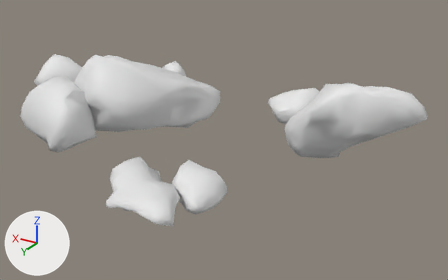
An edit to the FBX model Assets/Models/Rocks/hugerocks1lod1.fbx, drawn before and after from the same camera.
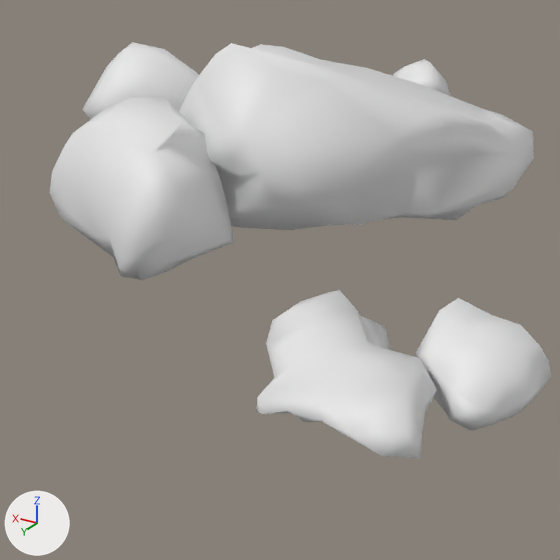
Each version is shown whole from a camera (50 mm lens) standing at (-10.19, 13.19, 6.12) and looking at (-2.3, 0.04, -0.45), then close up on the part from 0% to 52% of the width and 13% to 96% of the height. The lights are fixed; the arrows at lower left show +X, +Y and +Z. Where no turn or scale is listed for an object, it has been applied to the vertices.

Script lines for the objects in view, before the commit:
```python
me_aset_nature_rock_m_vmjcfdv_lod0_007 = bpy.data.meshes.new('Aset_nature_rock_M_vmjcfdv_LOD0.007')
me_aset_nature_rock_m_vmjcfdv_lod0_007.from_pydata(...)  # 671 vertices, 1306 faces; spans x -7.16..5.7, y -4.1..5.23, z -1.13..1.91
me_aset_nature_rock_m_vmjcfdv_lod0_007.materials.append(mat_material)  # its picture is missing
ob_6l_003 = bpy.data.objects.new('6L.003', me_aset_nature_rock_m_vmjcfdv_lod0_007)
ob_6l_003.location = (0.0, 0.0, 0.0)
```
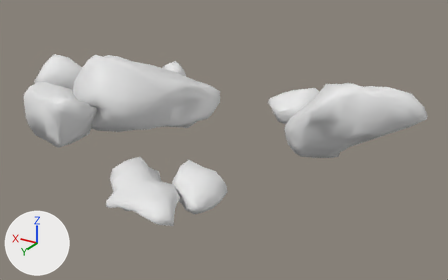
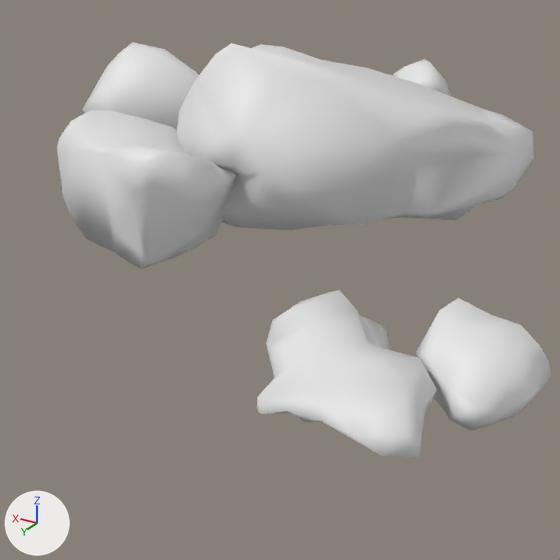
The edits, one by one:
me_aset_nature_rock_m_vmjcfdv_lod0_007 has 671 vertices, 1306 faces and spans x -7.16..5.7, y -4.1..5.23, z -1.13..1.91.
me_aset_nature_rock_m_vmjcfdv_lod0_007 is used by ob_6l_003; location (0.0, 0.0, 0.0).
me_aset_nature_rock_m_vmjcfdv_lod0_007 part 1: the loose piece of 68 vertices spanning x 0.13..2.46, y 1.49..3.49, z -0.25..1.13 is multiplied about its middle by the matrix ((0.9, -0.281, -0.334), (-0.33, 0.064, -0.942), (0.286, 0.958, -0.035)), then moved by (-0.04, -0.13, 0.0).

Where the change shows, as pixel boxes [x1, y1, x2, y2] in the close-ups (560 x 560 px; the box of a moved part takes in the faces that stretch with it):
'6L.003', reshaped
    before: [49, 42, 551, 459]
    after: [57, 42, 551, 459]
part 1 of me_aset_nature_rock_m_vmjcfdv_lod0_007, moved or reshaped
    before: [49, 97, 234, 281]
    after: [57, 110, 236, 269]
